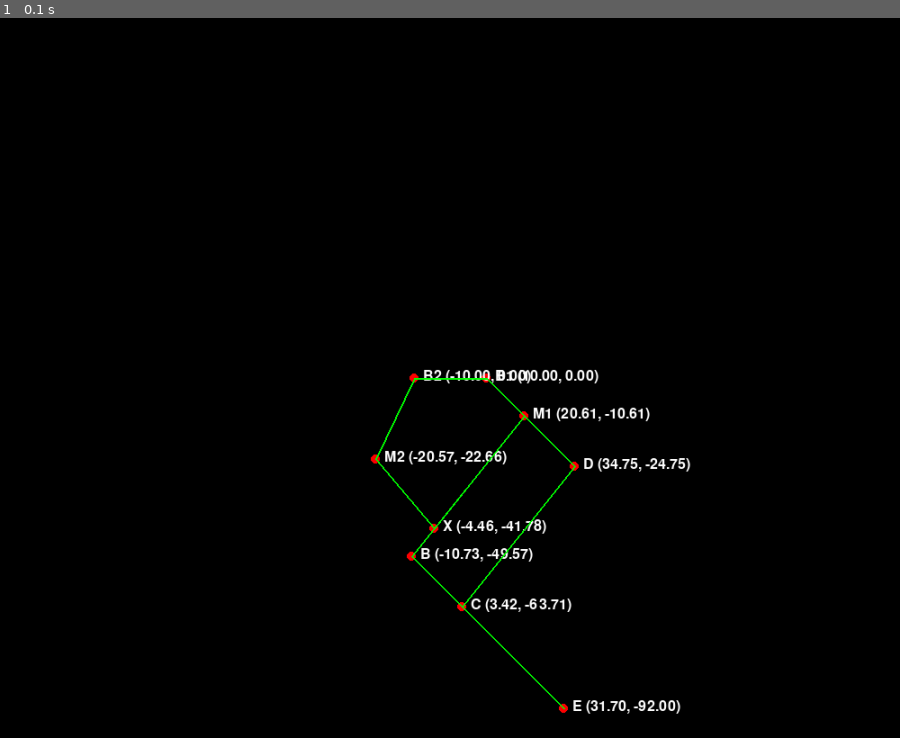
Above: before the commit, frame 1.
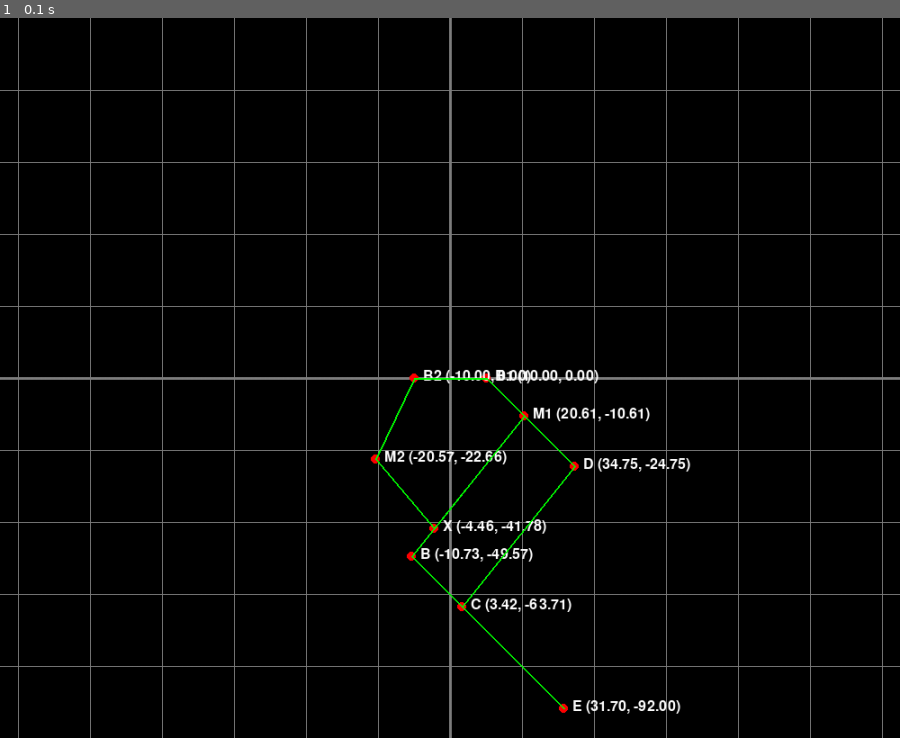
Above: after the commit, the same moment.

Repository: kumaxxp/SimpleLinkages
Game: pygame game, started from source/leg_simulation/robot.py
The game is run twice, just before and just after one commit, with the same random seed, the same clock (stepped at 60 frames per second) and the same inputs.
Inputs:
- Up to frame 1 (0.1 s): no input

The runs differ from the first frame. In frame 1, 3.1% of the frame differs, in the area x 0-100%, y 0-100%.

Commit message:
3Dを追加前に保存する

Diff:
--- a/source/leg_simulation/robot.py
+++ b/source/leg_simulation/robot.py
@@ -48,6 +48,10 @@
         y_transformed = int((-y * self.scale_factor) + self.screen_height // 2)
         return x_transformed, y_transformed
 
+    def convert_length(self, len):
+        transformed = int(len * self.scale_factor)
+        return transformed
+
     def create_links(self, links, coordinates):
         link_coordinates = []
         for vertex1, vertex2 in links:
@@ -66,9 +70,27 @@
         links_coordinates = self.create_links(self.link_list, transformed_coordinates)
 
         # ここから、pygameを使った2D表示を行います
-        origin = (self.screen_width // 2, self.screen_height // 2)
+        screen.fill((0, 0, 0))
+        origin = np.array([self.screen_width // 2, self.screen_height // 2])
 
-        screen.fill((0, 0, 0))
+        # X=0, Y=0 の線を引く
+        pygame.draw.line(screen, (128, 128, 128), (0, origin[1]), (self.screen_width, origin[1]), 3)
+        pygame.draw.line(screen, (128, 128, 128), (origin[0], 0), (origin[0], self.screen_height), 3)
+
+        # 座標軸の目盛りとラベルを描画
+        marker_length = 0.02
+        text_offset = 15
+        scaled_step = int(self.convert_length(marker_length))
+
+        for coord_val in range(0, self.screen_height//2, scaled_step):
+            # X 軸
+            pygame.draw.line(screen, (128, 128, 128), (0, origin[1] + coord_val), (self.screen_width, origin[1] + coord_val))
+            pygame.draw.line(screen, (128, 128, 128), (0, origin[1] - coord_val), (self.screen_width, origin[1] - coord_val))
+
+        for coord_val in range(0, self.screen_width//2, scaled_step):
+            # Y 軸
+            pygame.draw.line(screen, (128, 128, 128), (origin[0] + coord_val, 0), (origin[0] + coord_val, self.screen_height))
+            pygame.draw.line(screen, (128, 128, 128), (origin[0] - coord_val, 0), (origin[0] - coord_val, self.screen_height))
 
         # 各頂点やリンクの描画は以下の部分で実装されています
 
